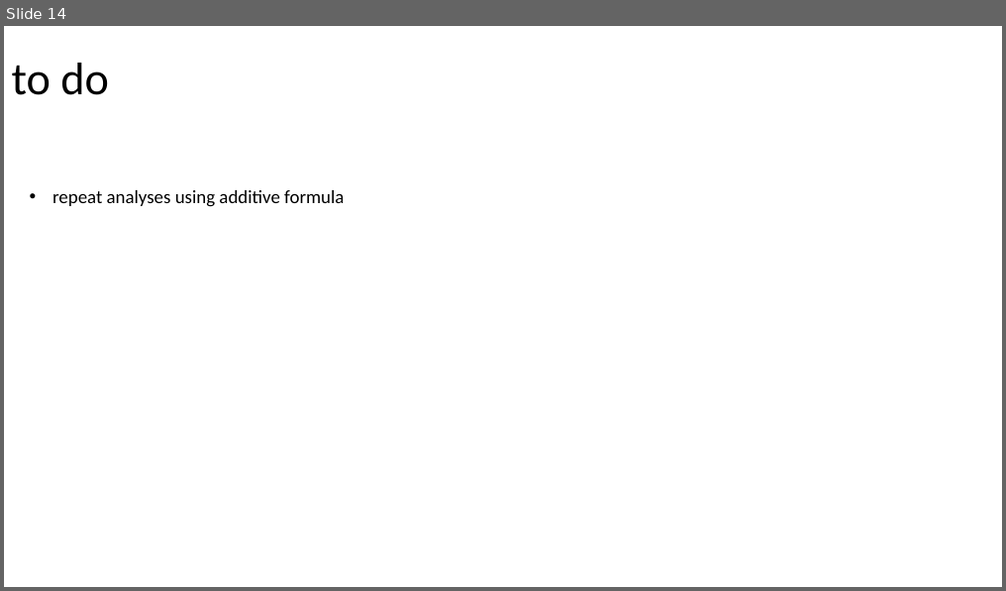
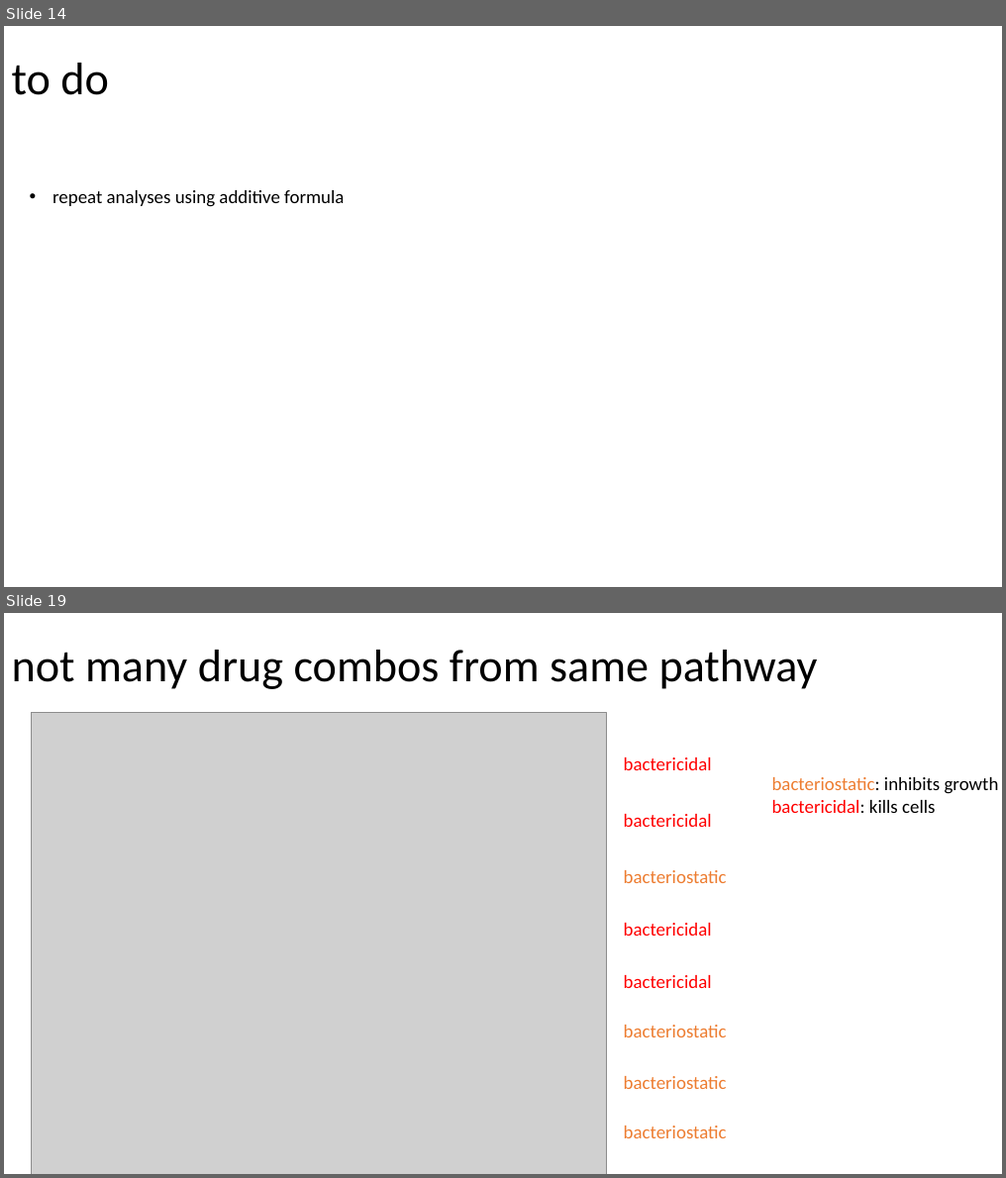
Before and after one commit to brian-arnold/epistasis_reanalysis, a slide deck: drug_data/drug_data_reanalysis.pptx. Shown one above the other, each under a label of ours: slide 14 before the commit, slides 14 and 19 after it; the slides between them are not shown. The pictures are 1006x591 and 1006x1178 pixels, drawn with LibreOffice and Linux fonts; fonts in the diff are those of the drawing; grey boxes stand for pictures. Boxes give left, top, right and bottom in pixels: in the first picture for what was removed or moved away, otherwise in the second. Text is boxed around its words. In the diff, an @@ line names an element or a change of style, - is before the commit and + after.

Commit message:
drug additive model, updated figs

```diff
--- a/drug_data/drug_data_reanalysis.pptx
+++ b/drug_data/drug_data_reanalysis.pptx
@@ slide 19 added at (4,613,1002,1174), background #FFFFFF @@
@@ title added at (12,650,818,689), 44 pt, text #000000 @@
+not many drug combos from same pathway
@@ picture added at (31,713,607,1174) @@
@@ text added at (624,758,712,770), 18 pt, text #FF0000 @@
+bactericidal
@@ text added at (772,777,999,813), 18 pt, text #000000 @@
+bacteriostatic: inhibits growth
+bactericidal: kills cells
@@ text added at (624,814,712,827), 18 pt, text #FF0000 @@
+bactericidal
@@ text added at (624,870,727,883), 18 pt, text #ED7D31 @@
+bacteriostatic
@@ text added at (624,923,712,936), 18 pt, text #FF0000 @@
+bactericidal
@@ text added at (624,975,712,988), 18 pt, text #FF0000 @@
+bactericidal
@@ text added at (624,1025,727,1038), 18 pt, text #ED7D31 @@
+bacteriostatic
@@ text added at (624,1076,727,1089), 18 pt, text #ED7D31 @@
+bacteriostatic
@@ text added at (624,1126,727,1139), 18 pt, text #ED7D31 @@
+bacteriostatic
```
Also in this commit, not shown: 1 slide changed, 4 other slides added, 7 other files.
